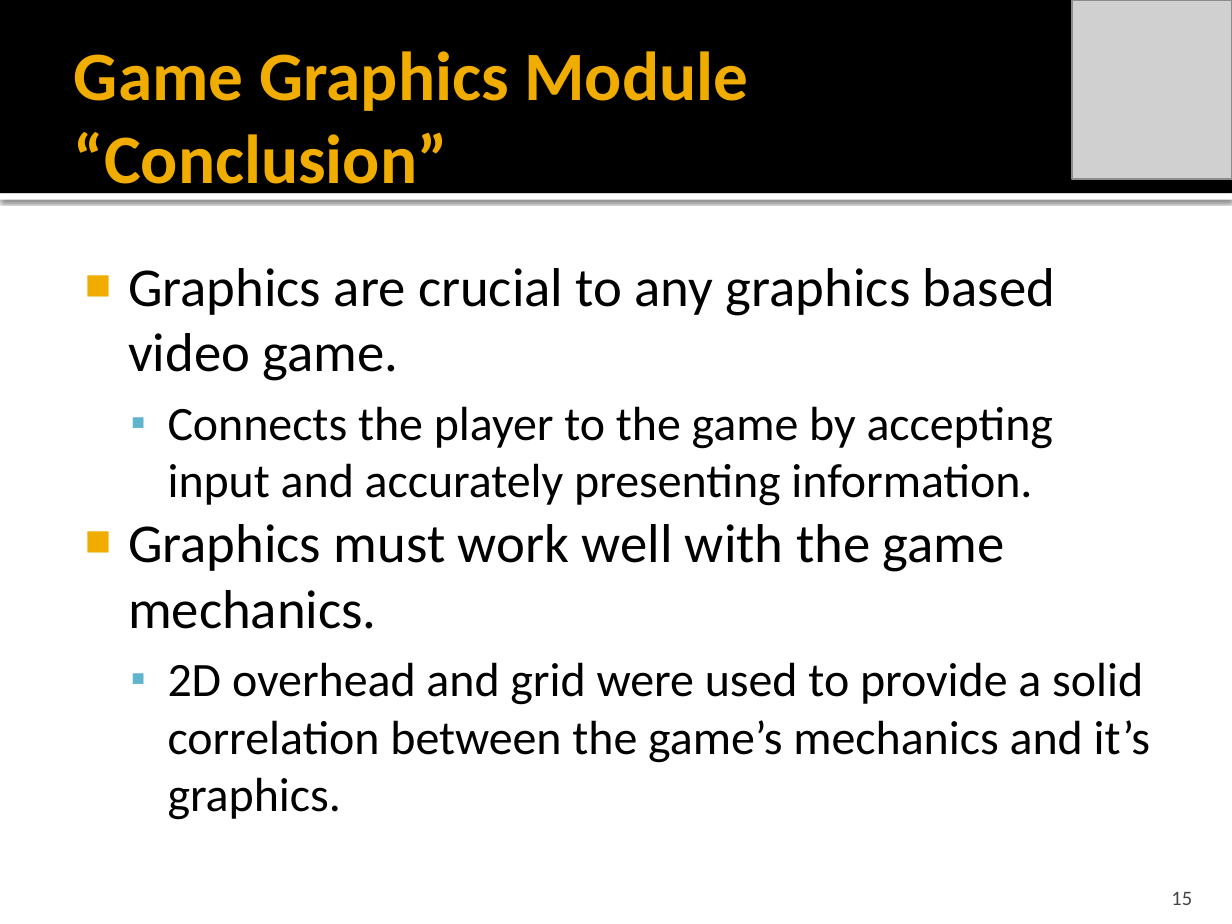
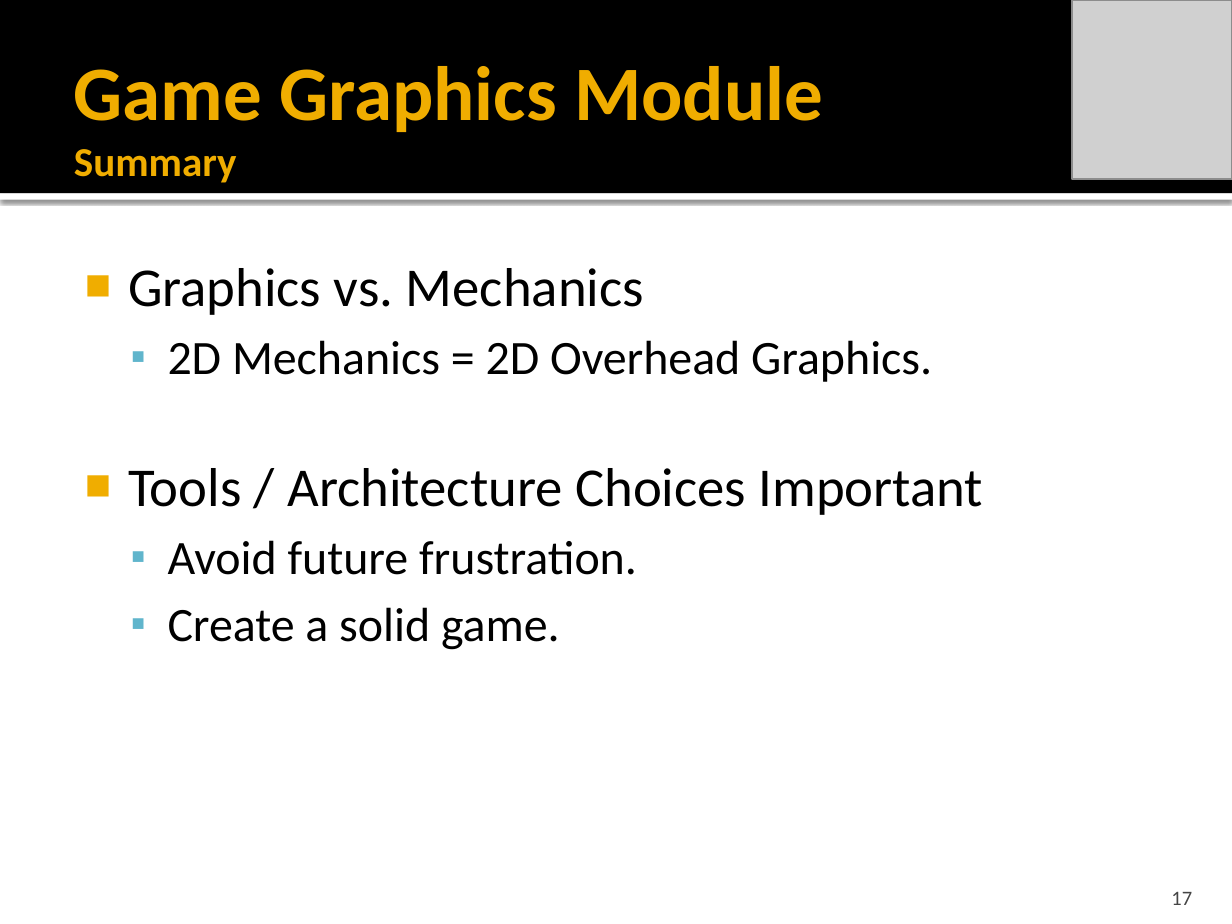
Before and after one commit to idxExtropy/duel-reality, a slide deck: slide 17 of Docs/DUEL REALITY .pptx (slide 15 before the commit). Drawn at 1232x924 pixels with LibreOffice and Linux fonts; fonts in the diff are those of the drawing; grey boxes stand for pictures. Boxes give left, top, right and bottom in pixels: in the first picture for what was removed or moved away, otherwise in the second. Text is boxed around its words. In the diff, an @@ line names an element or a change of style, - is before the commit and + after.

```diff
--- a/Docs/DUEL REALITY .pptx
+++ b/Docs/DUEL REALITY .pptx
@@ title at [74, 66, 823, 183]: text changed; size 40.5 to 45 pt @@
-Game Graphics Module
-“Conclusion”
+Game Graphics Module
+Summary
@@ text at [128, 268, 984, 650]: text changed @@
-■ Graphics are crucial to any graphics based video game.
-  ▪ Connects the player to the game by accepting input and accurately presenting information.
-■ Graphics must work well with the game mechanics.
-  ▪ 2D overhead and grid were used to provide a solid correlation between the game’s mechanics and it’s graphics.
+■ Graphics vs. Mechanics
+  ▪ 2D Mechanics = 2D Overhead Graphics.
+■ Tools / Architecture Choices Important
+  ▪ Avoid future frustration.
+  ▪ Create a solid game.
@@ page number at [1171, 892, 1192, 905]: text changed @@
-15
+17
```
Also in this commit, not shown: 4 other slides changed, 3 slides added, 1 slide removed.
